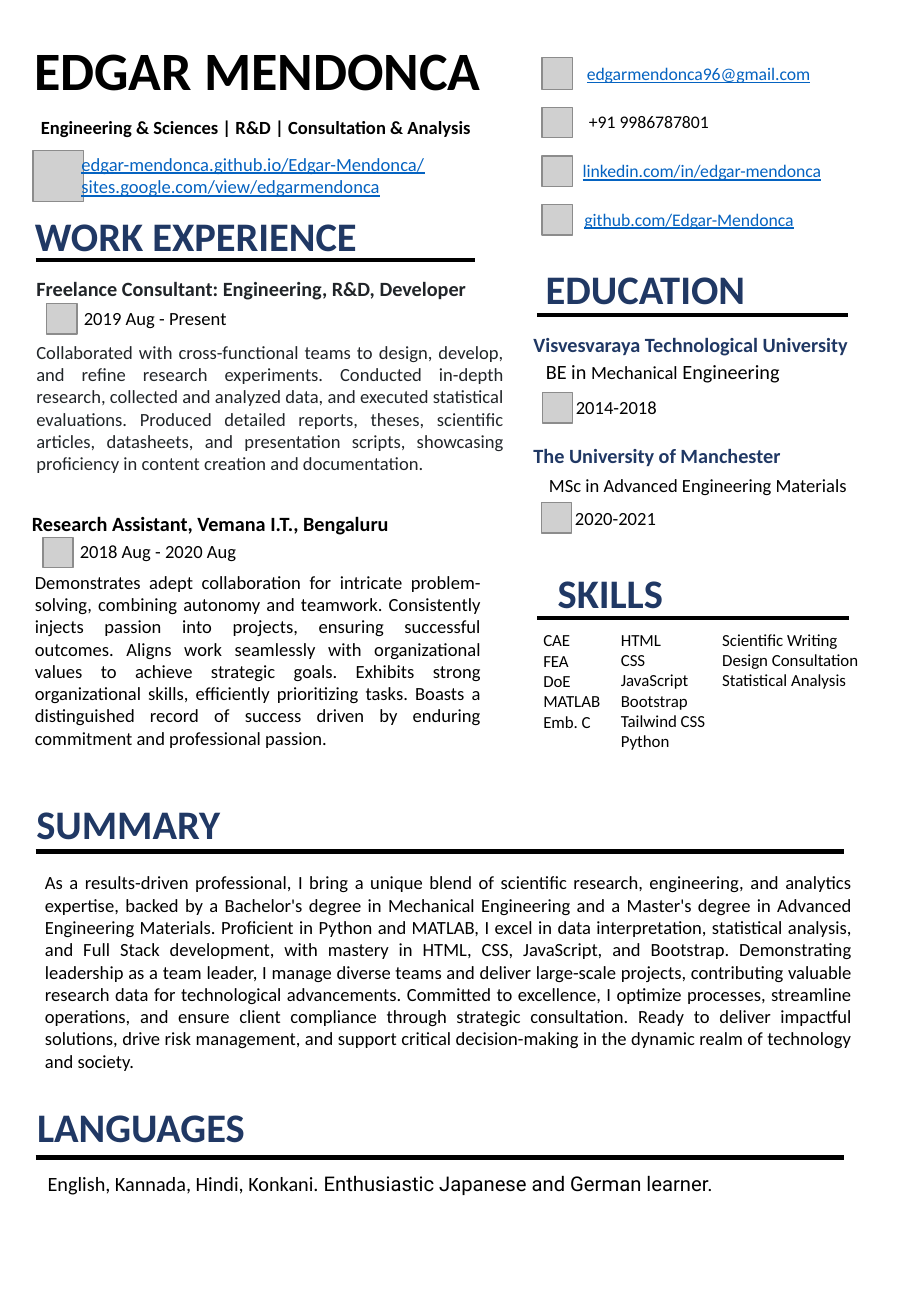
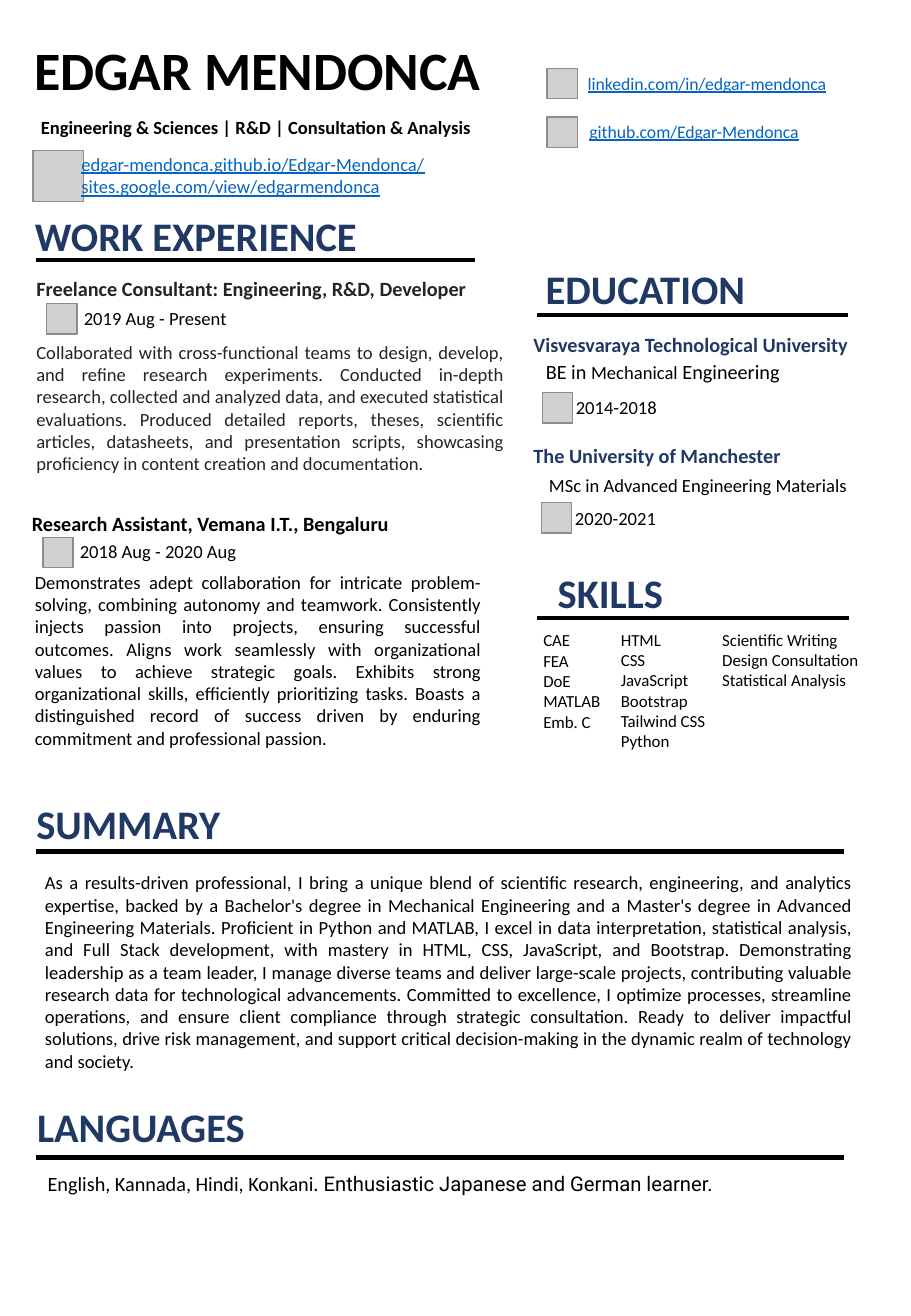
Before and after one commit to Edgar-Mendonca/Edgar-Mendonca, a slide deck: slide 1 of CV-Git/EDGAR-MENDONCA-CV-Git-2024.pptx. Drawn at 911x1316 pixels with LibreOffice and Linux fonts; fonts in the diff are those of the drawing; grey boxes stand for pictures. Boxes give left, top, right and bottom in pixels: in the first picture for what was removed or moved away, otherwise in the second. Text is boxed around its words. In the diff, an @@ line names an element or a change of style, - is before the commit and + after.

```diff
--- a/CV-Git/EDGAR-MENDONCA-CV-Git-2024.pptx
+++ b/CV-Git/EDGAR-MENDONCA-CV-Git-2024.pptx
@@ picture added at bbox=[547, 68, 577, 98] @@
@@ text "linkedin.com/in/edgar-mendonca": place and size @@
-text "linkedin.com/in/edgar-mendonca" at bbox=[583, 164, 822, 181]
+text "linkedin.com/in/edgar-mendonca" at bbox=[588, 77, 827, 93]
@@ picture added at bbox=[547, 117, 577, 147] @@
@@ text "github.com/Edgar-Mendonca": place and size @@
-text "github.com/Edgar-Mendonca" at bbox=[584, 213, 793, 229]
+text "github.com/Edgar-Mendonca" at bbox=[589, 125, 798, 141]
@@ group removed at bbox=[542, 58, 811, 234]: 4 pictures, 2 texts @@
-+91 9986787801
-edgarmendonca96@gmail.com
```
Also in this commit, not shown: 1 other file.
